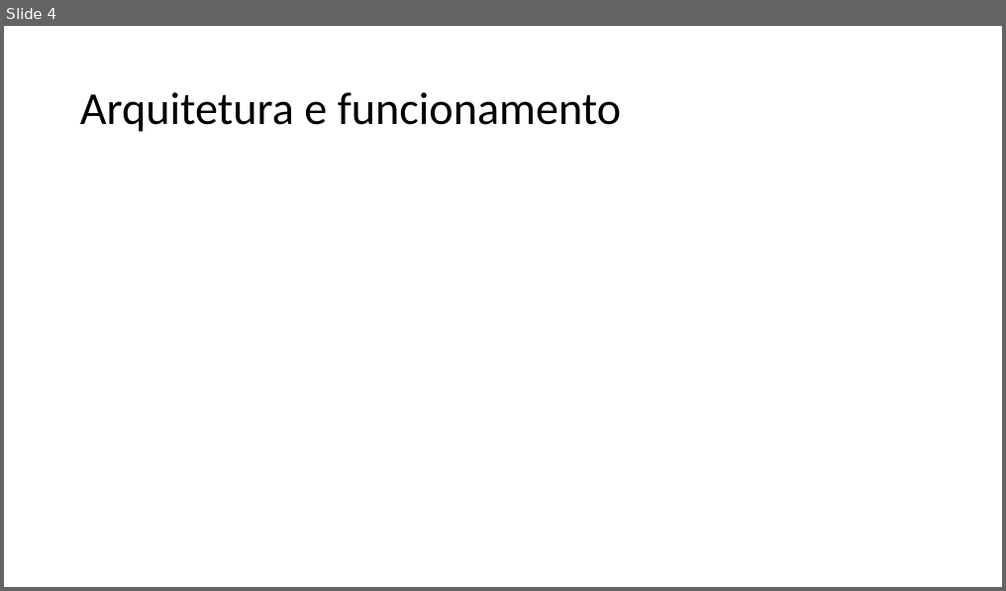
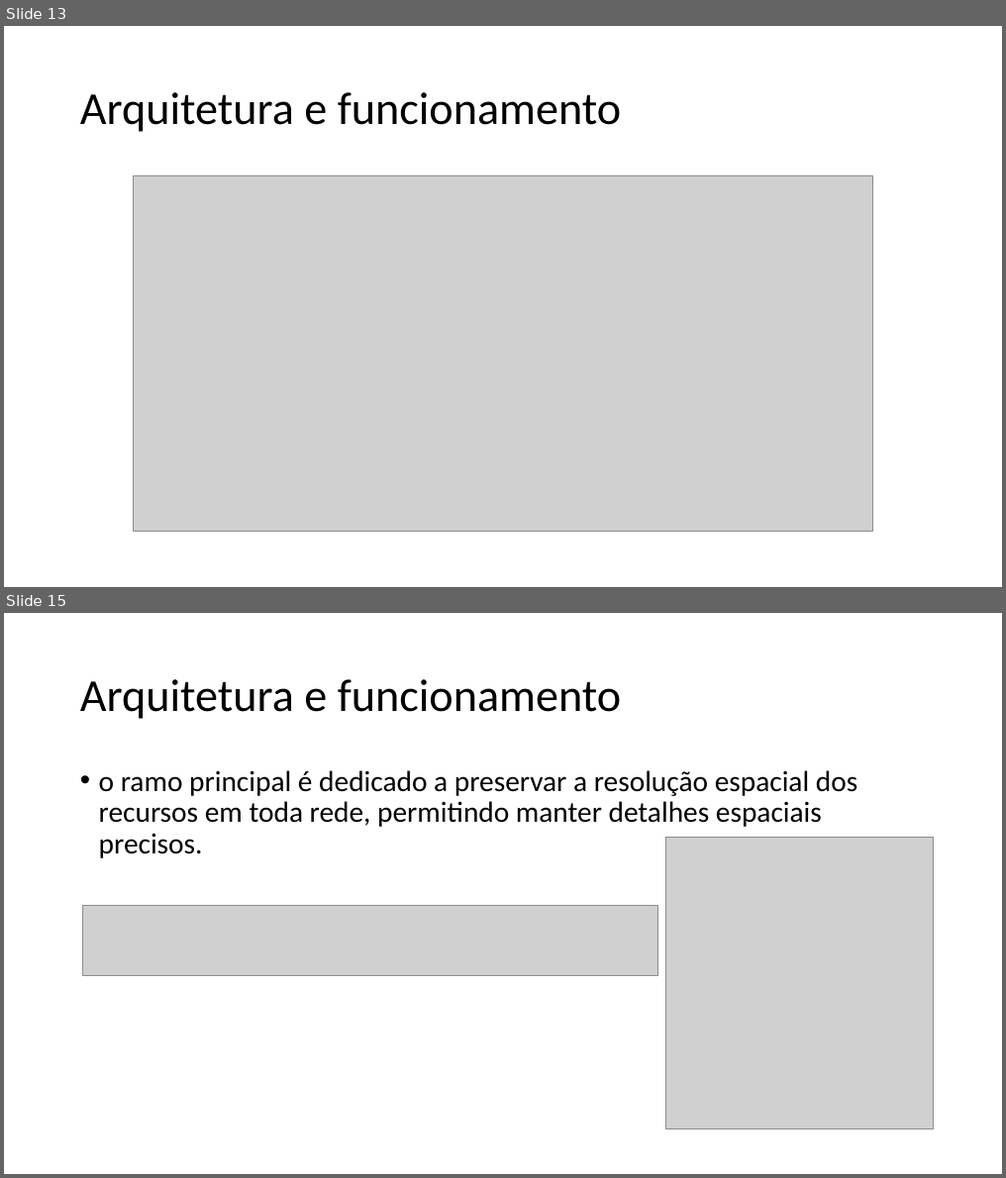
Before and after one commit to HyAgOsK/Research-Machine-Laerning-models, a slide deck: Seminário MirNet/TP558_X_Template.pptx. Shown one above the other, each under a label of ours: slide 4 before the commit, slides 13 and 15 after it; the slides between them are not shown. The pictures are 1006x591 and 1006x1178 pixels, drawn with LibreOffice and Linux fonts; fonts in the diff are those of the drawing; grey boxes stand for pictures. Boxes give left, top, right and bottom in pixels: in the first picture for what was removed or moved away, otherwise in the second. Text is boxed around its words. In the diff, an @@ line names an element or a change of style, - is before the commit and + after.

```diff
--- a/Seminário MirNet/TP558_X_Template.pptx
+++ b/Seminário MirNet/TP558_X_Template.pptx
@@ slide 15 added at [4, 613, 1002, 1174], background #FFFFFF @@
@@ title added at [80, 679, 621, 719], 44 pt, text #000000 @@
+Arquitetura e funcionamento
@@ text added at [99, 770, 857, 859], 28 pt, text #000000 @@
+• o ramo principal é dedicado a preservar a resolução espacial dos recursos em toda rede, permitindo manter detalhes espaciais precisos.
@@ picture added at [665, 837, 934, 1130] @@
@@ picture added at [82, 906, 658, 976] @@
@@ what was slide 4 is now slide 13 @@
@@ slide 13 changed as well @@
@@ picture added at [133, 175, 873, 532] @@
```
Also in this commit, not shown: 1 other slide changed, 24 other slides added, 2 slides removed, 5 other files.
